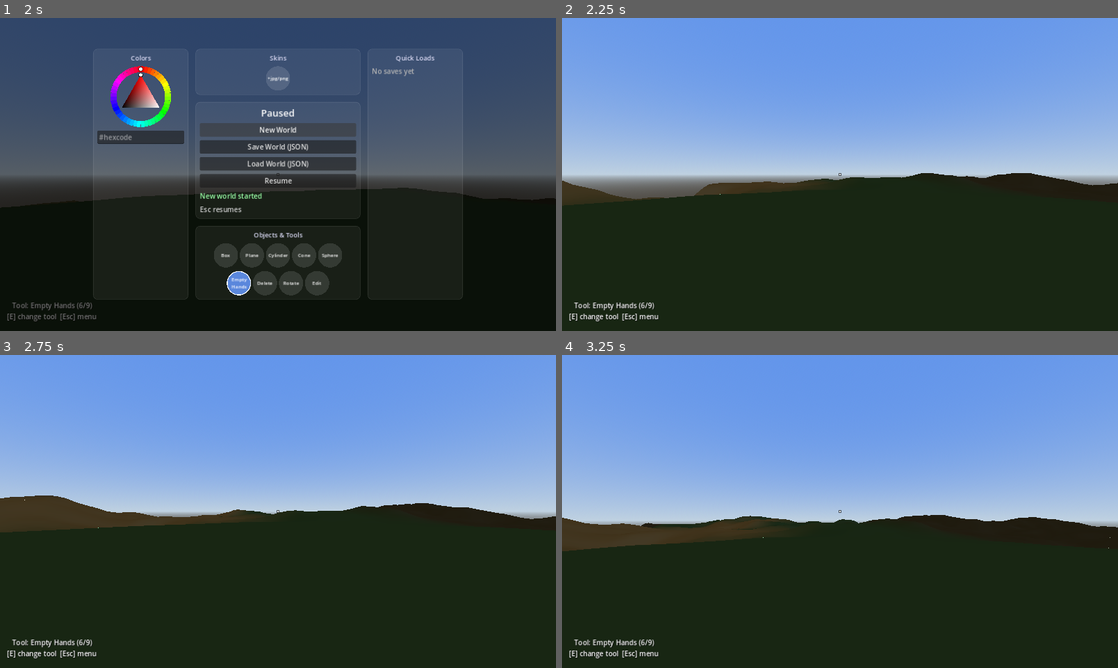
Above: before the commit, frames 1-4 (two rows, left to right).
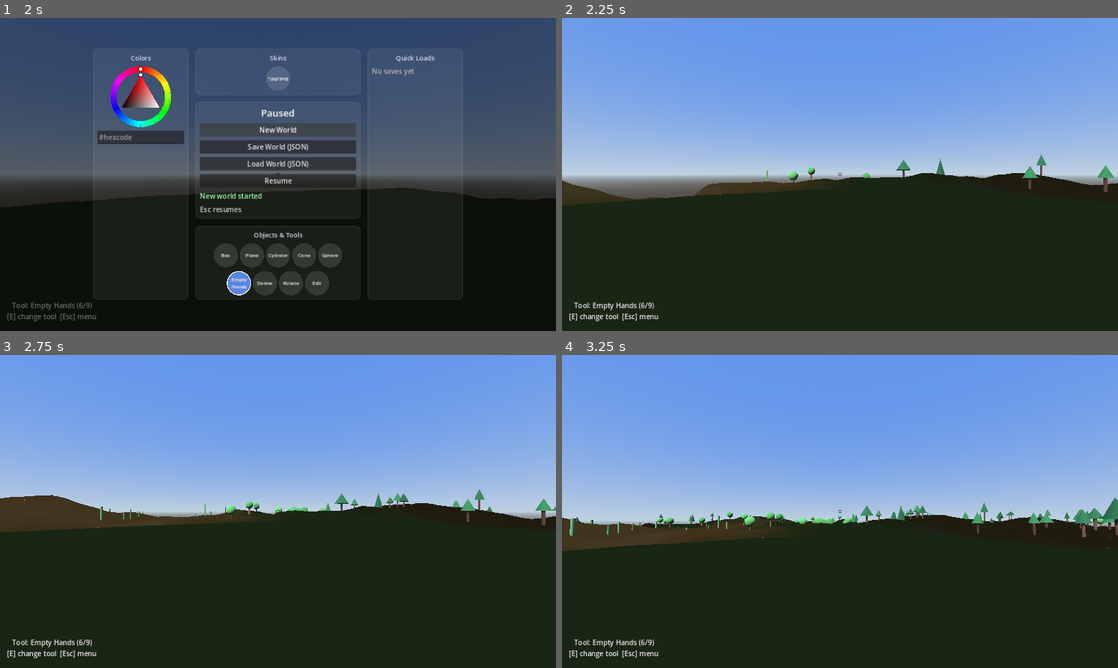
Above: after the commit, the same moments.

Repository: zenontherocks/worldmaker
Game: Godot game, scene res://scenes/Main.tscn
The game is run twice, just before and just after one commit, with the same random seed, the same clock (stepped at 60 frames per second) and the same inputs.
Inputs (mouse positions are in pixels of both pictures, inside the frame that each line leads up to):
- Up to frame 1 (2 s): click "New World" at 0.5 s; click "New World" at 1.25 s
- Up to frame 2 (2.25 s): click "Resume" at 2 s
- Up to frame 3 (2.75 s): no input
- Up to frame 4 (3.25 s): move the mouse to (867, 511) at 2.77 s; hold W (move_forward) from 2.78 s (still down); hold Q (build_cycle_dimension) from 2.78 s (still down); click (867, 511) at 2.92 s; tap Space (jump) at 3.02 s

Frame 1 is identical in both runs. In frame 2, 0.4% of the frame differs, in the area x 36-100%, y 43-56%; in frame 3, 0.7%; in frame 4, 1.4%, in the area x 1-100%, y 45-59%.

Commit message:
Scatter trees and flowers across terrain chunks
Two new files, mirroring the existing ShapeDefinitions/ShapeFactory
split: VegetationDefinitions.gd is the data table (three tree
archetypes -- desert cactus, grassland round tree, highlands pine --
each with real shape variation using this project's existing primitive
vocabulary, not just recolored spheres; plus flower stem/bloom
dimensions), VegetationFactory.gd turns it into nodes.

Deliberately not PlaceableObject: that class exists to make an object
delete/rotate/edit-able through BuildModeController and serializable
through SaveLoadManager. Decorations regenerate from the noise seed on
every chunk load, so making them PlaceableObject would let a player
"delete" a tree that just comes back on the next reload. Plain
StaticBody3D/MeshInstance3D, built directly, same as TerrainChunk
itself already works.

Scattering happens inside TerrainChunk.build() and is seeded purely
from (chunk_coord, the terrain's own noise seed), so a chunk's scenery
doesn't reshuffle when it streams out and back in -- same
reproducibility guarantee TerrainNoise already gives height/color.
Candidates get rejected near the spawn/tan-house flatten zone and
below TerrainNoise.WATER_LEVEL (added in the previous commit, not yet
used until now), which will also keep vegetation out of lake and river
beds once those exist.

Diff:
--- a/scripts/terrain/TerrainChunk.gd
+++ b/scripts/terrain/TerrainChunk.gd
@@ -89,6 +89,9 @@
 	)
 	body.add_child(collider)
 
+	for veg in VegetationFactory.scatter(chunk_coord, noise, CHUNK_SIZE):
+		body.add_child(veg)
+
 	return body
 
 
--- /dev/null
+++ b/scripts/terrain/VegetationDefinitions.gd
@@ -0,0 +1,57 @@
+extends RefCounted
+class_name VegetationDefinitions
+## Data table for the trees and flowers VegetationFactory scatters --
+## mirrors ShapeDefinitions.gd's role for placeable shapes. Kept separate
+## from BiomeDefinitions.gd (ground color/threshold data) the same way
+## ShapeDefinitions and ShapeFactory stay separate concerns: one holds
+## data, the other turns it into nodes.
+
+enum TreeArchetype { CACTUS, ROUND, PINE }
+
+## Every dimension below is a Vector2(min, max) sampled per-instance by
+## VegetationFactory, so size varies per tree, not just per biome. Each
+## archetype's color lists are small and fixed (not per-instance jitter)
+## so VegetationFactory can cache one material per distinct Color instead
+## of allocating a fresh one per tree.
+
+const CACTUS_TRUNK_RADIUS := Vector2(0.15, 0.3)
+const CACTUS_TRUNK_HEIGHT := Vector2(1.8, 3.4)
+const CACTUS_COLORS := [Color(0.35, 0.5, 0.3), Color(0.3, 0.45, 0.28), Color(0.4, 0.55, 0.35)]
+
+const ROUND_TRUNK_RADIUS := Vector2(0.2, 0.32)
+const ROUND_TRUNK_HEIGHT := Vector2(1.4, 2.2)
+const ROUND_TRUNK_COLORS := [Color(0.4, 0.26, 0.14), Color(0.35, 0.22, 0.12), Color(0.45, 0.3, 0.16)]
+const ROUND_CANOPY_DIAMETER := Vector2(1.8, 3.2)
+const ROUND_CANOPY_COLORS := [Color(0.3, 0.55, 0.25), Color(0.35, 0.6, 0.3), Color(0.25, 0.5, 0.22)]
+
+const PINE_TRUNK_RADIUS := Vector2(0.18, 0.28)
+const PINE_TRUNK_HEIGHT := Vector2(2.0, 3.2)
+const PINE_TRUNK_COLORS := [Color(0.32, 0.2, 0.12), Color(0.28, 0.18, 0.1), Color(0.36, 0.24, 0.14)]
+const PINE_CANOPY_RADIUS := Vector2(1.0, 1.8)
+const PINE_CANOPY_HEIGHT := Vector2(2.4, 4.4)
+const PINE_CANOPY_COLORS := [Color(0.15, 0.35, 0.18), Color(0.12, 0.3, 0.15), Color(0.18, 0.4, 0.2)]
+
+const FLOWER_STEM_RADIUS := 0.03
+const FLOWER_STEM_HEIGHT := Vector2(0.22, 0.4)
+const FLOWER_STEM_COLOR := Color(0.25, 0.55, 0.2)
+const FLOWER_BLOOM_DIAMETER := Vector2(0.12, 0.22)
+const FLOWER_BLOOM_COLORS := [
+	Color(0.85, 0.15, 0.15),
+	Color(0.95, 0.8, 0.1),
+	Color(0.9, 0.5, 0.1),
+	Color(0.85, 0.2, 0.55),
+	Color(0.55, 0.25, 0.85),
+]
+
+
+## -1 means no archetype for that biome -- VegetationFactory skips the
+## candidate outright (bare rock gets no vegetation at all).
+static func archetype_for_biome(biome: BiomeDefinitions.Biome) -> int:
+	match biome:
+		BiomeDefinitions.Biome.DESERT:
+			return TreeArchetype.CACTUS
+		BiomeDefinitions.Biome.GRASSLAND:
+			return TreeArchetype.ROUND
+		BiomeDefinitions.Biome.HIGHLANDS:
+			return TreeArchetype.PINE
+	return -1
--- /dev/null
+++ b/scripts/terrain/VegetationFactory.gd
@@ -0,0 +1,216 @@
+extends RefCounted
+class_name VegetationFactory
+## Scatters trees and flowers across one terrain chunk -- mirrors
+## ShapeFactory.gd's "params in, wired scene subtree out" role. Called by
+## TerrainChunk.build(), which adds every returned node as a child of the
+## chunk body, so decorations are freed automatically whenever
+## TerrainStreamer frees that chunk -- no separate lifecycle bookkeeping
+## anywhere.
+##
+## Deliberately NOT PlaceableObject: that class exists to make an object
+## delete/rotate/edit-able through BuildModeController and serializable
+## through SaveLoadManager. Decorations regenerate from the noise seed on
+## every chunk load, so making them PlaceableObject would let a player
+## "delete" a tree that just comes back on the next reload -- confusing,
+## not useful. Plain StaticBody3D/MeshInstance3D, built directly, mirrors
+## how TerrainChunk itself (and the old Ground node) already work.
+
+const TreeArchetype = VegetationDefinitions.TreeArchetype
+const Biome = BiomeDefinitions.Biome
+
+## Deliberately conservative -- no way to profile actual WASM/browser
+## performance from here. If this needs tuning after real in-browser
+## testing, lower these first (cheapest); TerrainStreamer.
+## VIEW_DISTANCE_CHUNKS is the next lever but squares the effect, since
+## it multiplies every chunk's decorations, not just its own count.
+const TREE_ATTEMPTS_PER_CHUNK := 5
+const FLOWER_ATTEMPTS_PER_CHUNK := 12
+
+## Keeps decorations well clear of the spawn/tan-house build area --
+## higher than a bare ">0" check so trees don't start appearing right at
+## the nominal 55-unit flatten radius, only well past it.
+const FLATTEN_SPAWN_THRESHOLD := 0.9
+
+## One material per distinct Color, not a fresh one per instance --
+## mirrors TerrainChunk._get_material()'s lazy-static caching pattern.
+static var _material_cache: Dictionary = {}
+
+
+static func scatter(chunk_coord: Vector2i, noise: TerrainNoise, chunk_size: float) -> Array[Node3D]:
+	# Seeded purely from (chunk_coord, the terrain's own seed) -- same
+	# reproducibility guarantee TerrainNoise already gives height/color,
+	# so a chunk's scenery doesn't reshuffle when it unloads and reloads.
+	# Decorations are never persisted (same as terrain itself), so this
+	# only needs to be stable within a session, not across engine versions.
+	var rng := RandomNumberGenerator.new()
+	rng.seed = hash(Vector3i(chunk_coord.x, chunk_coord.y, TerrainNoise.NOISE_SEED))
+
+	var nodes: Array[Node3D] = []
+	for _i in range(TREE_ATTEMPTS_PER_CHUNK):
+		var tree := _try_tree(chunk_coord, chunk_size, noise, rng)
+		if tree:
+			nodes.append(tree)
+	for _i in range(FLOWER_ATTEMPTS_PER_CHUNK):
+		var flower := _try_flower(chunk_coord, chunk_size, noise, rng)
+		if flower:
+			nodes.append(flower)
+	return nodes
+
+
+static func _try_tree(
+	chunk_coord: Vector2i, chunk_size: float, noise: TerrainNoise, rng: RandomNumberGenerator
+) -> Node3D:
+	var candidate := _candidate_position(chunk_coord, chunk_size, noise, rng)
+	if candidate.is_empty():
+		return null
+	var biome := BiomeDefinitions.dominant_biome(
+		noise.biome_noise_at(candidate.world_x, candidate.world_z), candidate.height
+	)
+	var archetype := VegetationDefinitions.archetype_for_biome(biome)
+	if archetype == -1:
+		return null
+	return _build_tree(archetype, candidate.local, rng)
+
+
+static func _try_flower(
+	chunk_coord: Vector2i, chunk_size: float, noise: TerrainNoise, rng: RandomNumberGenerator
+) -> Node3D:
+	var candidate := _candidate_position(chunk_coord, chunk_size, noise, rng)
+	if candidate.is_empty():
+		return null
+	var biome := BiomeDefinitions.dominant_biome(
+		noise.biome_noise_at(candidate.world_x, candidate.world_z), candidate.height
+	)
+	if biome != Biome.GRASSLAND:
+		return null
+	return _build_flower(candidate.local, rng)
+
+
+## Empty Dictionary means "reject this attempt" -- keeps decorations out
+## of the spawn/tan-house flatten zone and out of lake/river beds (once
+## TerrainChunk's water mesh and TerrainNoise's river carving exist,
+## this rejection already covers both automatically).
+static func _candidate_position(
+	chunk_coord: Vector2i, chunk_size: float, noise: TerrainNoise, rng: RandomNumberGenerator
+) -> Dictionary:
+	var local_x := rng.randf_range(0.0, chunk_size)
+	var local_z := rng.randf_range(0.0, chunk_size)
+	var world_x := chunk_coord.x * chunk_size + local_x
+	var world_z := chunk_coord.y * chunk_size + local_z
+
+	if noise.flatten_factor(world_x, world_z) < FLATTEN_SPAWN_THRESHOLD:
+		return {}
+	var height := noise.height_at(world_x, world_z)
+	if height < TerrainNoise.WATER_LEVEL:
+		return {}
+
+	return {
+		"local": Vector3(local_x, height, local_z),
+		"world_x": world_x,
+		"world_z": world_z,
+		"height": height,
+	}
+
+
+static func _build_tree(archetype: int, local_pos: Vector3, rng: RandomNumberGenerator) -> StaticBody3D:
+	var body := StaticBody3D.new()
+	body.name = "Tree"
+	body.position = local_pos
+
+	var trunk_radius: float
+	var trunk_height: float
+	match archetype:
+		TreeArchetype.CACTUS:
+			trunk_radius = rng.randf_range(VegetationDefinitions.CACTUS_TRUNK_RADIUS.x, VegetationDefinitions.CACTUS_TRUNK_RADIUS.y)
+			trunk_height = rng.randf_range(VegetationDefinitions.CACTUS_TRUNK_HEIGHT.x, VegetationDefinitions.CACTUS_TRUNK_HEIGHT.y)
+			_add_cylinder(body, "Trunk", trunk_radius, trunk_height, _pick_color(VegetationDefinitions.CACTUS_COLORS, rng), 0.0)
+		TreeArchetype.ROUND:
+			trunk_radius = rng.randf_range(VegetationDefinitions.ROUND_TRUNK_RADIUS.x, VegetationDefinitions.ROUND_TRUNK_RADIUS.y)
+			trunk_height = rng.randf_range(VegetationDefinitions.ROUND_TRUNK_HEIGHT.x, VegetationDefinitions.ROUND_TRUNK_HEIGHT.y)
+			_add_cylinder(body, "Trunk", trunk_radius, trunk_height, _pick_color(VegetationDefinitions.ROUND_TRUNK_COLORS, rng), 0.0)
+			var canopy_diameter := rng.randf_range(VegetationDefinitions.ROUND_CANOPY_DIAMETER.x, VegetationDefinitions.ROUND_CANOPY_DIAMETER.y)
+			# Slight overlap (0.3 instead of 0.5) so the canopy sphere's
+			# bottom sinks a bit into the trunk top rather than leaving a
+			# visible gap between them.
+			_add_sphere(body, "Canopy", canopy_diameter, _pick_color(VegetationDefinitions.ROUND_CANOPY_COLORS, rng), trunk_height + canopy_diameter * 0.3)
+		TreeArchetype.PINE:
+			trunk_radius = rng.randf_range(VegetationDefinitions.PINE_TRUNK_RADIUS.x, VegetationDefinitions.PINE_TRUNK_RADIUS.y)
+			trunk_height = rng.randf_range(VegetationDefinitions.PINE_TRUNK_HEIGHT.x, VegetationDefinitions.PINE_TRUNK_HEIGHT.y)
+			_add_cylinder(body, "Trunk", trunk_radius, trunk_height, _pick_color(VegetationDefinitions.PINE_TRUNK_COLORS, rng), 0.0)
+			var canopy_radius := rng.randf_range(VegetationDefinitions.PINE_CANOPY_RADIUS.x, VegetationDefinitions.PINE_CANOPY_RADIUS.y)
+			var canopy_height := rng.randf_range(VegetationDefinitions.PINE_CANOPY_HEIGHT.x, VegetationDefinitions.PINE_CANOPY_HEIGHT.y)
+			_add_cone(body, "Canopy", canopy_radius, canopy_height, _pick_color(VegetationDefinitions.PINE_CANOPY_COLORS, rng), trunk_height)
+
+	# Collision covers the trunk only -- canopy overhang gets none, not
+	# worth doubling collision shapes per tree for overhang the player
+	# capsule rarely reaches.
+	var shape := CylinderShape3D.new()
+	shape.radius = trunk_radius
+	shape.height = trunk_height
+	var collider := CollisionShape3D.new()
+	collider.name = "Collider"
+	collider.shape = shape
+	collider.position = Vector3(0, trunk_height * 0.5, 0)
+	body.add_child(collider)
+
+	return body
+
+
+static func _build_flower(local_pos: Vector3, rng: RandomNumberGenerator) -> Node3D:
+	var root := Node3D.new()
+	root.name = "Flower"
+	root.position = local_pos
+	root.rotation.y = rng.randf_range(0.0, TAU)
+
+	var stem_height := rng.randf_range(VegetationDefinitions.FLOWER_STEM_HEIGHT.x, VegetationDefinitions.FLOWER_STEM_HEIGHT.y)
+	_add_cylinder(root, "Stem", VegetationDefinitions.FLOWER_STEM_RADIUS, stem_height, VegetationDefinitions.FLOWER_STEM_COLOR, 0.0)
+
+	var bloom_diameter := rng.randf_range(VegetationDefinitions.FLOWER_BLOOM_DIAMETER.x, VegetationDefinitions.FLOWER_BLOOM_DIAMETER.y)
+	var bloom_color := _pick_color(VegetationDefinitions.FLOWER_BLOOM_COLORS, rng)
+	_add_sphere(root, "Bloom", bloom_diameter, bloom_color, stem_height + bloom_diameter * 0.3)
+
+	return root
+
+
+static func _add_cylinder(parent: Node3D, node_name: String, radius: float, height: float, color: Color, base_y: float) -> void:
+	var mesh := CylinderMesh.new()
+	mesh.top_radius = radius
+	mesh.bottom_radius = radius
+	mesh.height = height
+	_add_mesh_instance(parent, node_name, mesh, color, base_y + height * 0.5)
+
+
+static func _add_cone(parent: Node3D, node_name: String, base_radius: float, height: float, color: Color, base_y: float) -> void:
+	var mesh := CylinderMesh.new()
+	mesh.top_radius = 0.0
+	mesh.bottom_radius = base_radius
+	mesh.height = height
+	_add_mesh_instance(parent, node_name, mesh, color, base_y + height * 0.5)
+
+
+static func _add_sphere(parent: Node3D, node_name: String, diameter: float, color: Color, center_y: float) -> void:
+	var mesh := SphereMesh.new()
+	mesh.radius = diameter * 0.5
+	mesh.height = diameter
+	_add_mesh_instance(parent, node_name, mesh, color, center_y)
+
+
+static func _add_mesh_instance(parent: Node3D, node_name: String, mesh: Mesh, color: Color, y: float) -> void:
+	var instance := MeshInstance3D.new()
+	instance.name = node_name
+	instance.mesh = mesh
+	instance.material_override = _material_for(color)
+	instance.position = Vector3(0, y, 0)
+	parent.add_child(instance)
+
+
+static func _material_for(color: Color) -> StandardMaterial3D:
+	if not _material_cache.has(color):
+		var material := StandardMaterial3D.new()
+		material.albedo_color = color
+		_material_cache[color] = material
+	return _material_cache[color]
+
+
+static func _pick_color(colors: Array, rng: RandomNumberGenerator) -> Color:
+	return colors[rng.randi_range(0, colors.size() - 1)]
